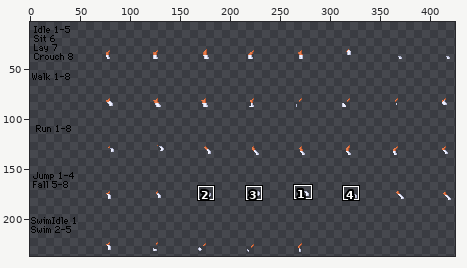
One commit to this sprite sheet: humanoid/wr/flareon/legs/forelegBack.png. The picture above shows the old version from afar; the outline marks the close-up.
Close-up. Earlier state:
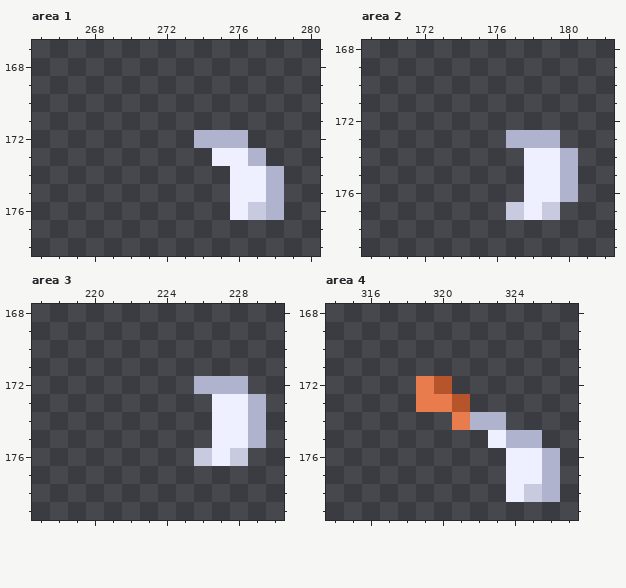
The file is 432x240 pixels. Shown: area 1: x 265..280, y 167..178; area 2: x 169..182, y 168..179; area 3: x 217..230, y 168..179; area 4: x 314..327, y 168..179. The wide view leaves out empty margins. The commit also changed other parts of the picture, which this record leaves out.
After:
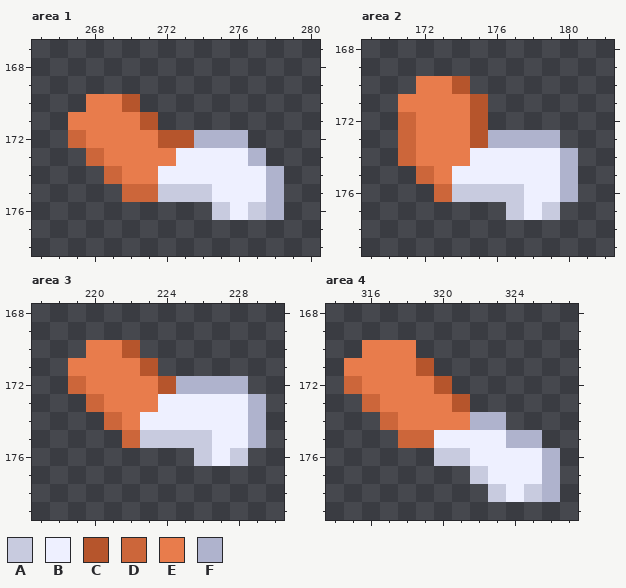
Palette (. is transparent): A #c8cbdf  B #eef0ff  C #b6552c  D #cc663a  E #e87c4c  F #afb3cd
Change:
--- area 1
@@ x 265..280 @@
 169 ................
-170 ................
-171 ................
-172 .........FFF....
-173 ..........BBF...
-174 ...........BBF..
-175 ...........BBF..
-176 ...........BAF..
+170 ...EEC..........
+171 ..EEEEC.........
+172 ..DEEEECCFFF....
+173 ...DEEEEBBBBF...
+174 ....DEEBBBBBBF..
+175 .....DDAAABBBF..
+176 ..........ABAF..
 177 ................
--- area 2
@@ x 169..182 @@
 169 ..............
-170 ..............
-171 ..............
-172 ..............
-173 ........FFF...
-174 .........BBF..
-175 .........BBF..
-176 .........BBF..
+170 ...EEC........
+171 ..EEEEC.......
+172 ..DEEEC.......
+173 ..DEEECFFFF...
+174 ..DEEEBBBBBF..
+175 ...DEBBBBBBF..
+176 ....DAAAABBF..
 177 ........ABA...
--- area 3
@@ x 217..230 @@
 169 ..............
-170 ..............
-171 ..............
-172 .........FFF..
-173 ..........BBF.
-174 ..........BBF.
-175 ..........BBF.
+170 ...EEC........
+171 ..EEEEC.......
+172 ..DEEEECFFFF..
+173 ...DEEEBBBBBF.
+174 ....DEBBBBBBF.
+175 .....DAAAABBF.
 176 .........ABA..
--- area 4
@@ x 314..327 @@
 169 ..............
-170 ..............
-171 ..............
-172 .....EC.......
-173 .....EEC......
-174 .......EFF....
-175 .........BFF..
-176 ..........BBF.
-177 ..........BBF.
-178 ..........BAF.
+170 ..EEE.........
+171 .EEEEC........
+172 .DEEEEC.......
+173 ..DEEEEC......
+174 ...DEEEEFF....
+175 ....DDBBBBFF..
+176 ......AABBBBF.
+177 ........ABBBF.
+178 .........ABAF.
 179 ..............
Changed places in both close-ups, as pixel boxes (x1, y1, x2, y2):
added: (68, 94, 230, 220)
added: (398, 76, 524, 202)
added: (68, 340, 212, 448)
added: (344, 340, 506, 502)
